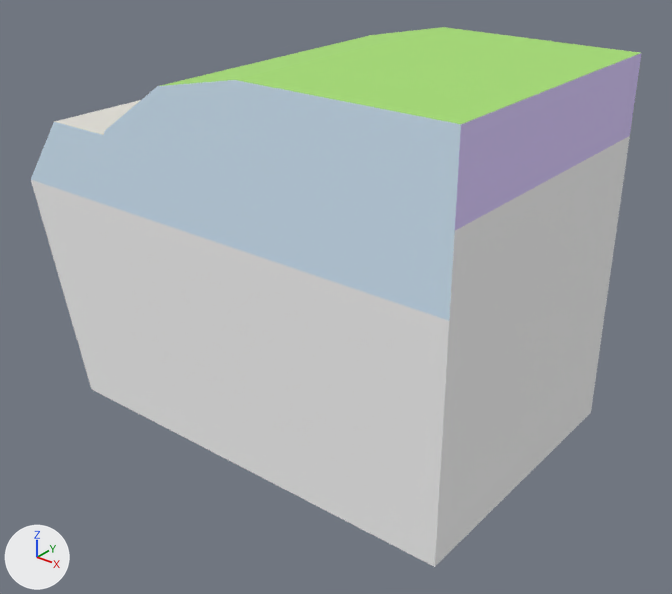
Renders of the glTF model atoms/Waterfall_Center_Top_Terrain_1x3.glb from each side of a commit.
Rendered twice from a 50 mm lens placed at (254.0, -223.0, 180.0), pointed at (77.0, -3.0, 43.0). Every picture has the same lights, and +X, +Y and +Z are marked at lower left. The picture after the commit comes second. Where no turn or scale is listed for an object, it has been applied to the vertices. Vertices at exactly the same position are counted once.

In view in the first picture: 'Waterfall_Center_Top_Terrain_1x3'.
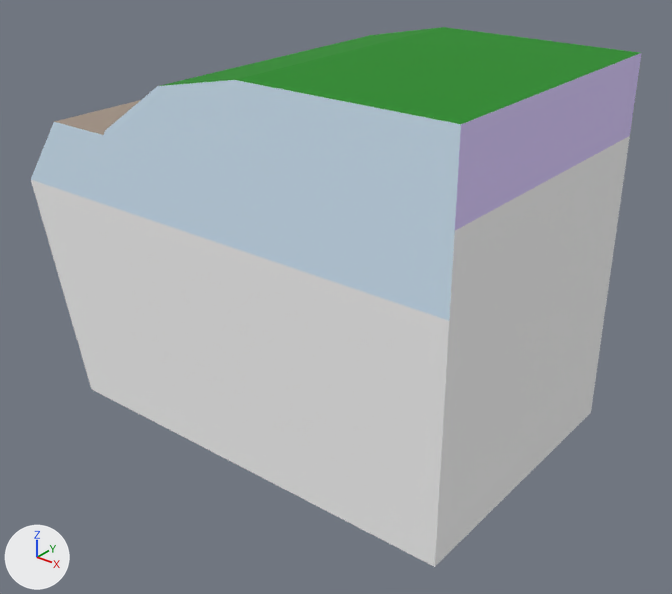
Changed parts and their boxes (x1, y1, x2, y2) in the pictures (672 x 594 px):
'Waterfall_Center_Top_Terrain_1x3', surface changed (darker): (53, 27, 641, 138) in both
part 1 of me_object3_009, surface changed (darker): (54, 27, 640, 135) in both

Patch to the scene script:
```diff
--- a/atoms/Waterfall_Center_Top_Terrain_1x3.glb.py
+++ b/atoms/Waterfall_Center_Top_Terrain_1x3.glb.py
@@ img_colormap @@
+img_colormap = load_image('colormap', '../textures/colormap.png', 512, 512, 'sRGB')
@@ mat_cliff_face @@
 mat_cliff_face = principled_material('Cliff Face')
-mat_cliff_face.base_color = (0.749, 0.726, 0.682)  # light grey #e0ddd7
+mat_cliff_face.texture = img_colormap
 mat_cliff_face.roughness = 1.0
@@ mat_grass @@
 mat_grass = principled_material('Grass')
-mat_grass.base_color = (0.388, 0.729, 0.18)  # green #a7de76
+mat_grass.texture = img_colormap
 mat_grass.roughness = 1.0
@@ me_object3_009 @@
 me_object3_009.from_pydata(...)  # 22 vertices, 40 faces; spans x -19.0..150.0, y -50.0..50.0, z 0.0..125.0
 # used by ob_waterfall_center_top_terrain_1x3; location = (0.0, 0.0, 0.0)
+# me_object3_009 part 1: texture (UV) coordinates of 14 of 40 faces, centred in x -13.0..127.0, y -17.0..17.0, z 26.0..125.0, changed; they spanned u 0.0..1.0, v 0.0..1.0 and now span u 0.28..0.91, v 0.17..0.75
 me_object3_009.materials.append(mat_cliff_face)
```
